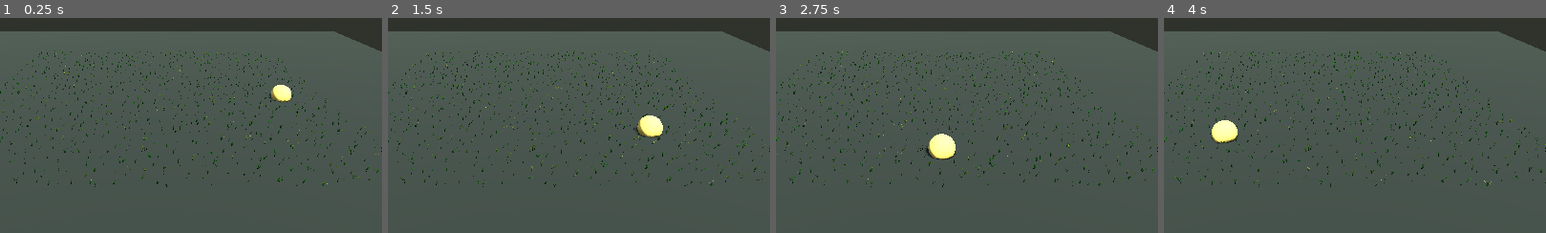
Above: before the commit, frames 1-4 (left to right).
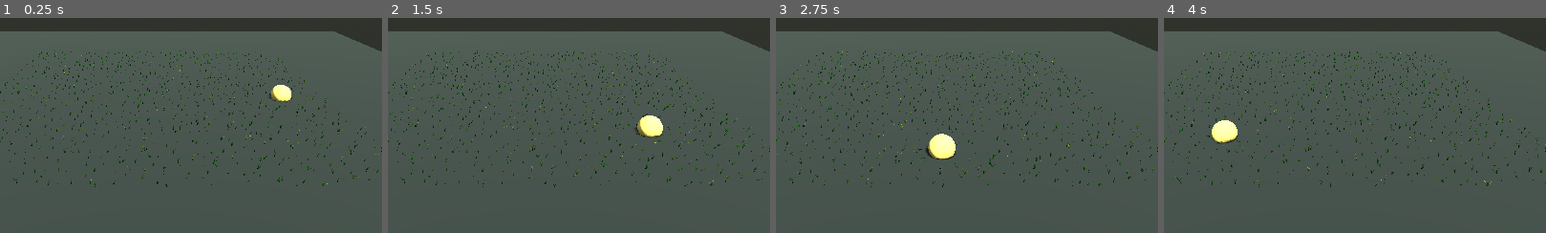
Above: after the commit, the same moments.

Repository: lgz4324/grass_painter
Game: Godot game, scene res://demo/demo.tscn
Two runs of this game, one before a commit and one after it. Both use one fixed random seed, a clock stepped at 60 frames per second and the inputs below.
Inputs (mouse positions are % of the whole screen's width and height, from its top left):
- Up to frame 1 (0.25 s): no input
- Up to frame 2 (1.5 s): move the mouse to (72, 45) at 0.52 s; click (72, 45) at 0.67 s; drag from (30, 55) to (45, 70) at 1.27 s
- Up to frame 3 (2.75 s): move the mouse to (60, 28) at 2.02 s; click (60, 28) at 2.17 s
- Up to frame 4 (4 s): drag from (45, 70) to (20, 35) at 2.77 s; move the mouse to (80, 65) at 3.52 s; click (80, 65) at 3.67 s
The pictures show only the part of the screen within x 30-80%, y 34-84%; the shares and areas given below are measured in that part.

The runs differ from the first frame. In frame 1, less than 0.1% of the frame differs, in the area x 36-81%, y 29-41%; in frame 2, 0.1%, in the area x 35-77%, y 30-59%; in frame 3, 0.1%; in frame 4, 0.1%.

Commit message:
demo: self-register grass_player_pos so F5-before-editor-open works error-free

Diff:
--- a/demo/tour.gd
+++ b/demo/tour.gd
@@ -2,12 +2,24 @@
 ## Demo driver: glides the walker sphere around the grass patch and feeds its world
 ## position to the plugin's global shader parameter, so the blades bend as it passes
 ## (the same two lines you would add to your own player script).
+
+const PARAM := "shader_globals/grass_player_pos"
 
 @onready var _walker: Node3D = $Walker
 
 var _angle := 0.0
 
 
+func _ready() -> void:
+	# The plugin registers grass_player_pos when enabled in the editor. Running the demo
+	# without ever opening the editor (godot --path . from a fresh clone) would miss it,
+	# so make sure it exists before the first write — same registration the plugin does.
+	if not ProjectSettings.has_setting(PARAM):
+		ProjectSettings.set_setting(PARAM, {"type": TYPE_VECTOR3, "value": Vector3(0, 0, -9999)})
+	RenderingServer.global_shader_parameter_add(
+		"grass_player_pos", RenderingServer.GLOBAL_VAR_TYPE_VEC3, Vector3(0, 0, -9999))
+
+
 func _process(delta: float) -> void:
 	_angle += delta * 0.55
 	_walker.position = Vector3(cos(_angle) * 4.5, 0.35, sin(_angle) * 4.5)
